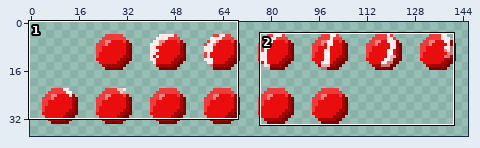
A sprite sheet gets an edit: PersonalFolders/Regin/mass decreasing orb.png. The picture above shows the old version from afar; the outline marks the close-up.
Close-up. The starting point:
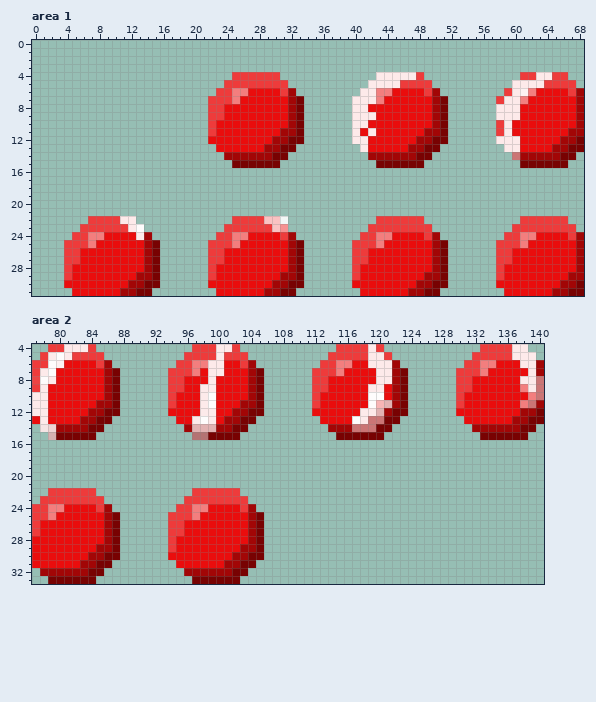
The file is 146x38 pixels. Colours within 5 levels of each other are drawn and written as one. Shown: area 1: x 0..68, y 0..31; area 2: x 77..140, y 4..33.
The same view after the edit:
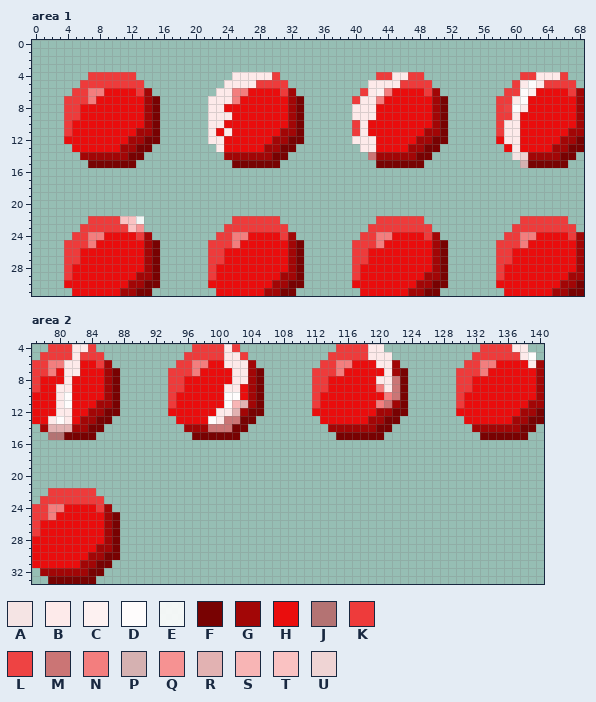
Palette (. is transparent): A #f5e4e4  B #fdeaea  C #fdf1f1  D #fefcfc  E #fefefee5  F #780202  G #a20606  H #ea0d0d  J #b47373  K #ee3b3b  L #ee4343  M #cb7575  N #f37e7e  P #d5b1b1  Q #f69292  R #e2b2b2  S #f8b5b5  T #fac2c2  U #efd4d4
Change:
--- area 1
@@ x 0..68 @@
  3 .....................................................................
- 4 .........................KKKKKK............BBBBBK............KKBBKK..
- 5 ........................KKKKKKKK..........BBBBKKKK..........BBBBKKKK.
- 6 .......................KKNNHHHHKG........BBNNHHHHKG........KBCNHHHHKG
- 7 ......................KKKNHHHHHHGF......BBBNHHHHHHGF......KBBNHHHHHHG
- 8 ......................KKHHHHHHHHGF......BBHHHHHHHHGF......BBBHHHHHHHG
- 9 ......................KKHHHHHHHHGF......BBBHHHHHHHGF......BBBHHHHHHHG
-10 ......................KHHHHHHHHHGF......BBHHHHHHHHGF......KBHHHHHHHHG
-11 ......................KHHHHHHHHGGF......BHBHHHHHHGGF......KBHHHHHHHGG
-12 ......................HHHHHHHHGGFF......BBHHHHHHGGFF......BBBHHHHHGGF
-13 .......................HHHHHHGGFF........BHHHHHGGFF........BBHHHHGGFF
-14 ........................GGGGGGFF..........GGGGGGFF..........MGGGGGFF.
-15 .........................FFFFFF............FFFFFF............FFFFFF..
+ 4 .......KKKKKK............BBBBBK............KKBBKK............KKBBBK..
+ 5 ......KKKKKKKK..........BBBBKKKK..........BBBBKKKK..........KBDBKKKK.
+ 6 .....KKNNHHHHKG........BBNNHHHHKG........KBCNHHHHKG........KKDCHHHHKG
+ 7 ....KKKNHHHHHHGF......BBBNHHHHHHGF......KBBNHHHHHHGF......KKBDHHHHHHG
+ 8 ....KKHHHHHHHHGF......BBHHHHHHHHGF......BBBHHHHHHHGF......KLDBHHHHHHG
+ 9 ....KKHHHHHHHHGF......BBBHHHHHHHGF......BBBHHHHHHHGF......KKBHHHHHHHG
+10 ....KHHHHHHHHHGF......BBHHHHHHHHGF......KBHHHHHHHHGF......KBBHHHHHHHG
+11 ....KHHHHHHHHGGF......BHBHHHHHHGGF......KBHHHHHHHGGF......KBBHHHHHHGG
+12 ....HHHHHHHHGGFF......BBHHHHHHGGFF......BBBHHHHHGGFF......HBBHHHHHGGF
+13 .....HHHHHHGGFF........BHHHHHGGFF........BBHHHHGGFF........HBHHHHGGFF
+14 ......GGGGGGFF..........GGGGGGFF..........MGGGGGFF..........AUGGGGFF.
+15 .......FFFFFF............FFFFFF............FFFFFF............PFFFFF..
 16 .....................................................................
@@ x 9..33 @@
 21 .........................
-22 KKBB............KKKKTTE..
-23 KKKBD..........KKKKKKTQ..
-24 HHHHBG........KKNNHHHHKG.
+22 KKTTE...........KKKKKK...
+23 KKKTQ..........KKKKKKKK..
+24 HHHHKG........KKNNHHHHKG.
 25 HHHHHGF......KKKNHHHHHHGF
--- area 2
@@ x 77..140 @@
- 4 ..KKBBBK............KKKBBK............KKKKBK............KKKKBB..
- 5 .KBDBKKKK..........KKKKBKKK..........KKKKKBBK..........KKKKKBBB.
- 6 KKDCHHHHKG........KKNNBBHHKG........KKNNHHBBBG........KKNNHHHBBG
- 7 KBDHHHHHHGF......KKKNHBBHHHGF......KKKNHHHHBBGF......KKKNHHHHHBG
- 8 LDBHHHHHHGF......KKHHHBHHHHGF......KKHHHHHHBBGF......KKHHHHHHBBM
- 9 KBHHHHHHHGF......KKHHBBHHHHGF......KKHHHHHBBHGF......KKHHHHHHNBM
-10 BBHHHHHHHGF......KHHHBDHHHHGF......KHHHHHHDDHGF......KHHHHHHHHNM
-11 BBHHHHHHGGF......KHHHBDHHHGGF......KHHHHHHDSRGF......KHHHHHHHNMG
-12 BBHHHHHGGFF......HHHHBBHHGGFF......HHHHHHBBRGFF......HHHHHHHHGGF
-13 HBHHHHGGFF........HHBDBHGGFF........HHHHDBMMFF........HHHHHHGGFF
-14 .AUGGGGFF..........GRRRGGFF..........GGGMMMFF..........GGGGGGFF.
-15 ..PFFFFF............JJFFFF............FFFFFF............FFFFFF..
+ 4 ..KKKBBK............KKKKBK............KKKKBB............KKKKBB..
+ 5 .KKKKBKKK..........KKKKKBBK..........KKKKKBBB..........KKKKKKBD.
+ 6 KKNNBBHHKG........KKNNHHBBBG........KKNNHHHBBG........KKNNHHHHBG
+ 7 KKNHBBHHHGF......KKKNHHHHBBGF......KKKNHHHHHBGF......KKKNHHHHHHG
+ 8 KHHHBHHHHGF......KKHHHHHHBBGF......KKHHHHHHBBMF......KKHHHHHHHHG
+ 9 KHHBBHHHHGF......KKHHHHHBBHGF......KKHHHHHHNBMF......KKHHHHHHHHG
+10 HHHBDHHHHGF......KHHHHHHDDHGF......KHHHHHHHHNMF......KHHHHHHHHHG
+11 HHHBDHHHGGF......KHHHHHHDSRGF......KHHHHHHHNMGF......KHHHHHHHHGG
+12 HHHBBHHGGFF......HHHHHHBBRGFF......HHHHHHHHGGFF......HHHHHHHHGGF
+13 HHBDBHGGFF........HHHHDBMMFF........HHHHHHGGFF........HHHHHHGGFF
+14 .GRRRGGFF..........GGGMMMFF..........GGGGGGFF..........GGGGGGFF.
+15 ..JJFFFF............FFFFFF............FFFFFF............FFFFFF..
 16 ................................................................
@@ x 92..107 @@
 21 ................
-22 .....KKKKKK.....
-23 ....KKKKKKKK....
-24 ...KKNNHHHHKG...
-25 ..KKKNHHHHHHGF..
-26 ..KKHHHHHHHHGF..
-27 ..KKHHHHHHHHGF..
-28 ..KHHHHHHHHHGF..
-29 ..KHHHHHHHHGGF..
-30 ..HHHHHHHHGGFF..
-31 ...HHHHHHGGFF...
-32 ....GGGGGGFF....
-33 .....FFFFFF.....
+22 ................
+23 ................
+24 ................
+25 ................
+26 ................
+27 ................
+28 ................
+29 ................
+30 ................
+31 ................
+32 ................
+33 ................
